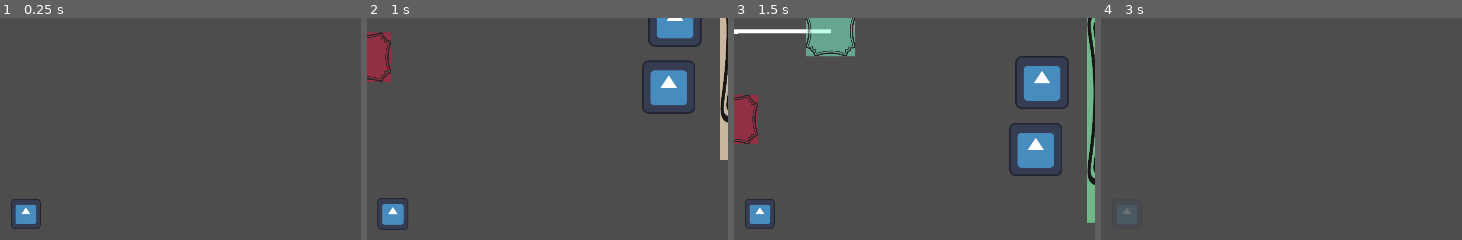
Above: before the commit, frames 1-4 (left to right).
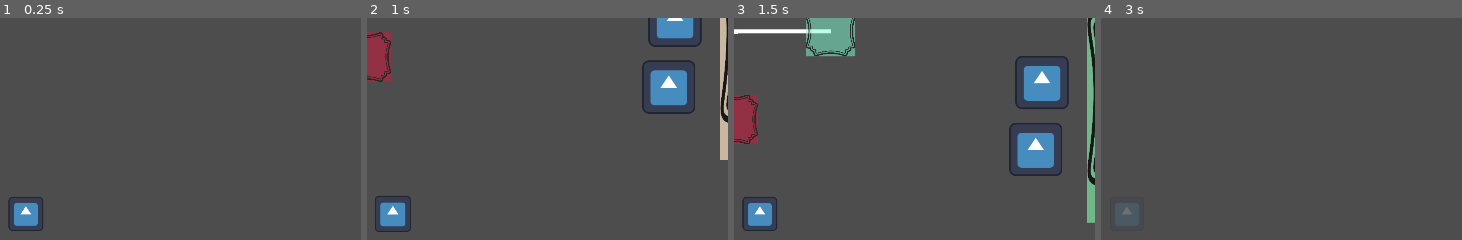
Above: after the commit, the same moments.

Repository: ManonMarchand/scientific-game-jam-25
Game: Godot game, scene res://levels/level_1_main.tscn
The game is run twice, just before and just after one commit, with the same random seed, the same clock (stepped at 60 frames per second) and the same inputs. This scene is started directly instead of the project's main scene. The engine's default icon, where the game draws it, is replaced by a stand-in: a white triangle on a blue panel in a dark square.
Inputs (mouse positions are % of the whole screen's width and height, from its top left):
- Up to frame 1 (0.25 s): no input
- Up to frame 2 (1 s): tap Enter at 0.5 s; drag from (99, 3) to (22, 63) at 0.52 s
- Up to frame 3 (1.5 s): drag from (61, 19) to (99, 87) at 1.27 s
- Up to frame 4 (3 s): move the mouse to (61, 34) at 2.02 s; hold D (move_right) 2.03-2.75 s; tap Space (toggle_panel) at 2.1 s; click (61, 34) at 2.17 s; drag from (22, 63) to (12, 35) at 2.77 s
The pictures show only the part of the screen within x 18-68%, y 19-69%; the shares and areas given below are measured in that part.

The runs differ from the first frame. In frame 1, 0.6% of the frame differs, in the area x 2-12%, y 80-96%; in frame 2, 0.6%; in frame 3, 0.6%; in frame 4, less than 0.1%.

Commit message:
fix: monkey scale

Diff:
--- a/monkey/monkey/monkey.gd
+++ b/monkey/monkey/monkey.gd
@@ -84,8 +84,13 @@
 func _ready() -> void:
 	var proportion: float = (global_position[1] - (1080 - 335)) / 335
 	var scale_to_apply = 0.65 + proportion * 0.45
-	scale =  Vector2(scale_to_apply, scale_to_apply)
+	if global_position[1] < (1080 - 335):
+		scale = Vector2(0.65, 0.65)
+	else:
+		scale =  Vector2(scale_to_apply, scale_to_apply)
 	$AnimatedSprite2D.play(animations_correspondances[monkey_animation], 1.0)
+	if monkey_is_intruder:
+		PlayerVariables.intruder_monkey_number = monkey_number
 
 # Called every frame. 'delta' is the elapsed time since the previous frame.
 func _process(delta: float) -> void:
